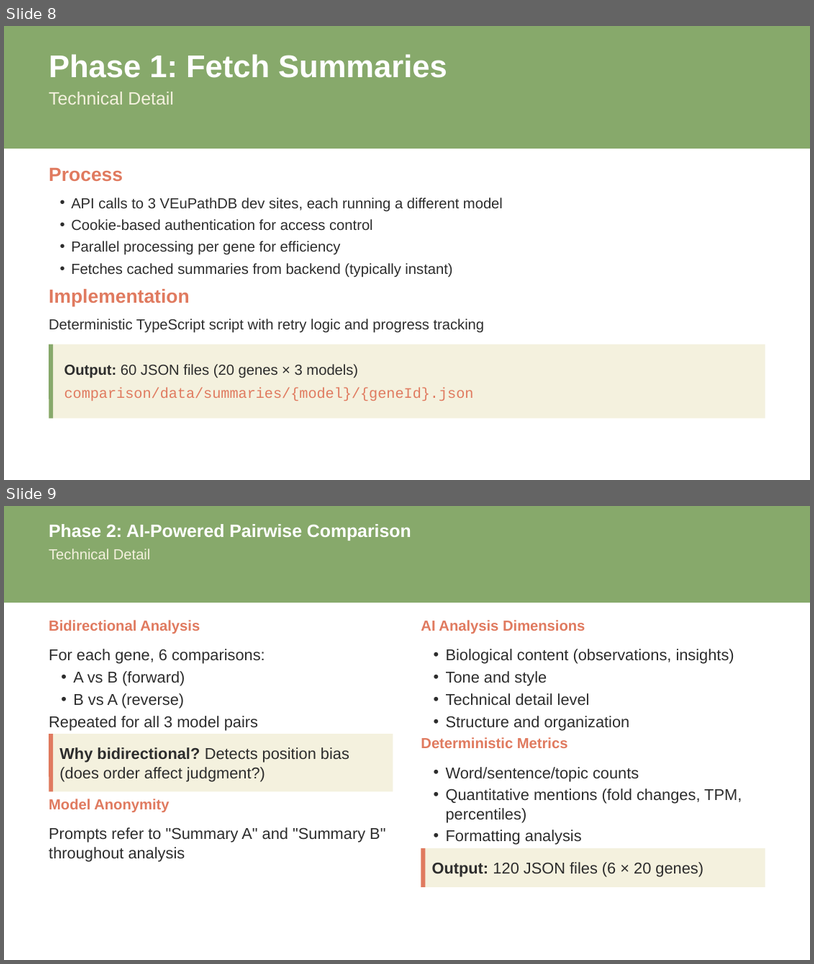
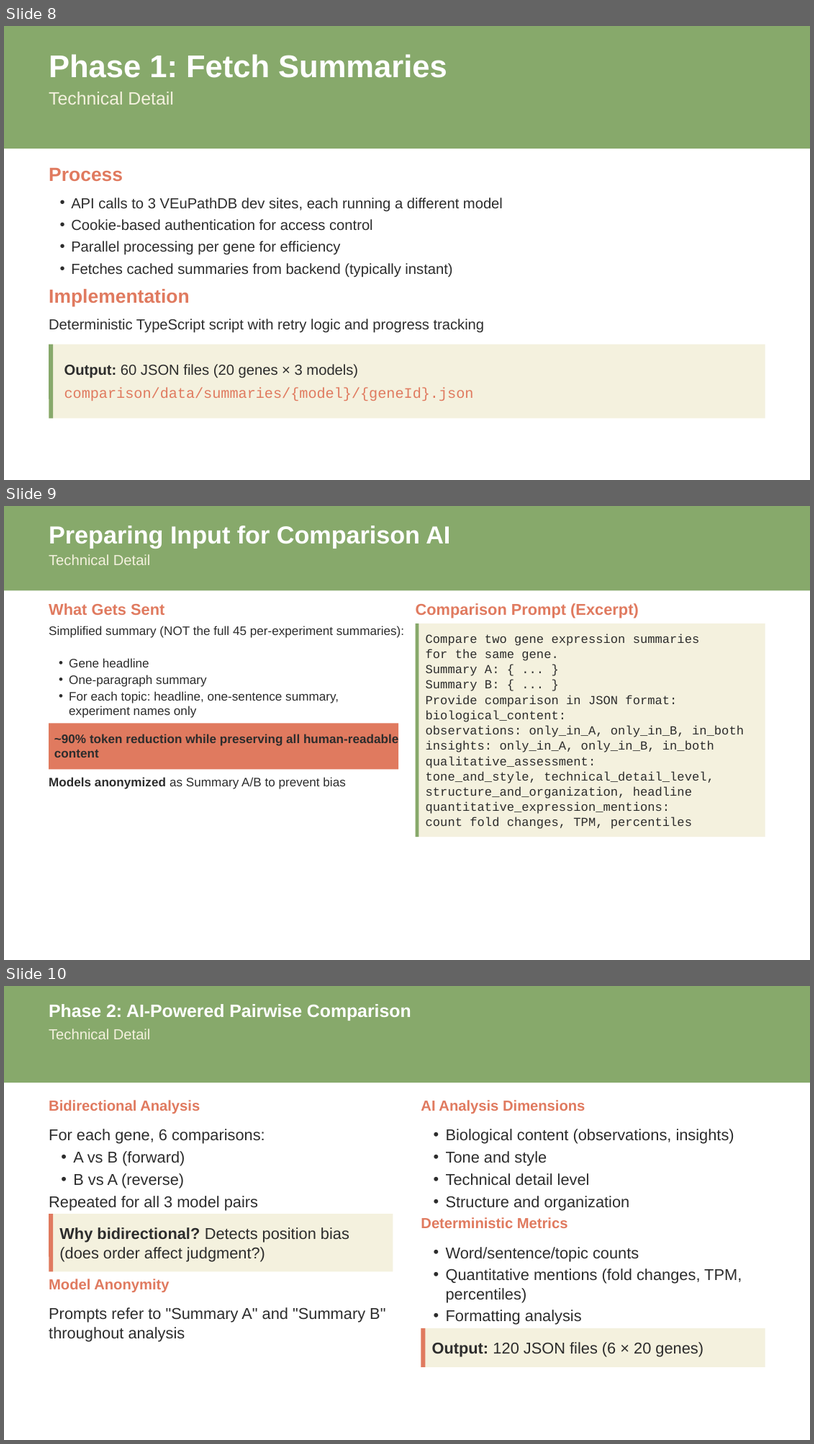
Before and after one commit to VEuPathDB/expression-shepherd, a slide deck: docs/presentations/bob-2025-11-19/presentation.pptx. Shown one above the other, each under a label of ours: slides 8 and 9 before the commit, slides 8, 9 and 10 after it. The pictures are 814x964 and 814x1444 pixels, drawn with LibreOffice and Linux fonts; fonts in the diff are those of the drawing. Boxes give left, top, right and bottom in pixels: in the first picture for what was removed or moved away, otherwise in the second. Text is boxed around its words. In the diff, an @@ line names an element or a change of style, - is before the commit and + after.

Commit message:
add more detail for comparison phase

```diff
--- a/docs/presentations/bob-2025-11-19/presentation.pptx
+++ b/docs/presentations/bob-2025-11-19/presentation.pptx
@@ slide 9 added at <box>4,506,810,960</box>, background #FFFFFF @@
@@ rectangle added at <box>4,506,810,591</box>, fill #87A96B @@
@@ text added at <box>49,525,450,548</box>, 22 pt, text #FFFFFF, bold @@
+Preparing Input for Comparison AI
@@ text added at <box>49,554,151,565</box>, 13 pt, text #F4F1DE @@
+Technical Detail
@@ text added at <box>49,603,165,615</box>, 14 pt, text #E07A5F, bold @@
+What Gets Sent
@@ text added at <box>416,603,639,618</box>, 14 pt, text #E07A5F, bold @@
+Comparison Prompt (Excerpt)
@@ text added at <box>49,626,404,638</box>, 11 pt, text #2C2C2C @@
+Simplified summary (NOT the full 45 per-experiment summaries):
@@ rectangle added at <box>415,624,765,836</box>, fill #F4F1DE @@
@@ line added from (417, 624) to (417, 836), #87A96B 3 pt @@
@@ text added at <box>426,633,700,646</box>, 11 pt, text #2C2C2C @@
+Compare two gene expression summaries
@@ text added at <box>426,649,558,661</box>, 11 pt, text #2C2C2C @@
+for the same gene.
@@ text added at <box>69,658,339,718</box>, 11 pt, text #2C2C2C @@
+• Gene headline
+• One-paragraph summary
+• For each topic: headline, one-sentence summary, experiment names only
@@ text added at <box>426,664,500,676</box>, 11 pt, text #2C2C2C @@
+Summary A: { ... }
@@ text added at <box>426,680,500,691</box>, 11 pt, text #2C2C2C @@
+Summary B: { ... }
@@ text added at <box>426,695,677,707</box>, 11 pt, text #2C2C2C @@
+Provide comparison in JSON format:
@@ text added at <box>426,710,566,722</box>, 11 pt, text #2C2C2C @@
+biological_content:
@@ rectangle added at <box>49,723,399,769</box>, fill #E07A5F @@
@@ text added at <box>54,734,399,757</box>, 11 pt, text #2C2C2C, bold @@
+~90% token reduction while preserving all human-readable content
@@ text added at <box>426,725,744,737</box>, 11 pt, text #2C2C2C @@
+observations: only_in_A, only_in_B, in_both
@@ text added at <box>426,741,715,752</box>, 11 pt, text #2C2C2C @@
+insights: only_in_A, only_in_B, in_both
@@ text added at <box>426,756,597,768</box>, 11 pt, text #2C2C2C @@
+qualitative_assessment:
@@ text added at <box>49,777,345,789</box>, 11 pt, text #2C2C2C @@
+Models anonymized as Summary A/B to prevent bias
@@ text added at <box>426,771,715,783</box>, 11 pt, text #2C2C2C @@
+tone_and_style, technical_detail_level,
@@ text added at <box>426,786,692,798</box>, 11 pt, text #2C2C2C @@
+structure_and_organization, headline
@@ text added at <box>426,801,670,813</box>, 11 pt, text #2C2C2C @@
+quantitative_expression_mentions:
@@ text added at <box>426,817,692,829</box>, 11 pt, text #2C2C2C @@
+count fold changes, TPM, percentiles
@@ what was slide 9 is now slide 10 @@
```
Also in this commit, not shown: 1 slide changed, 2 other files.
